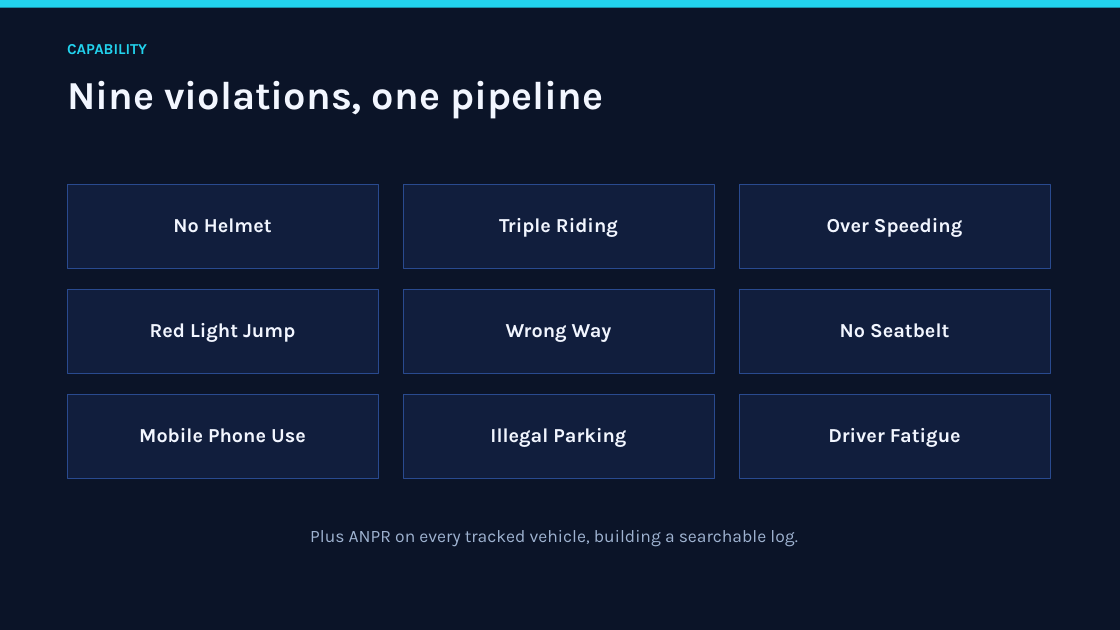
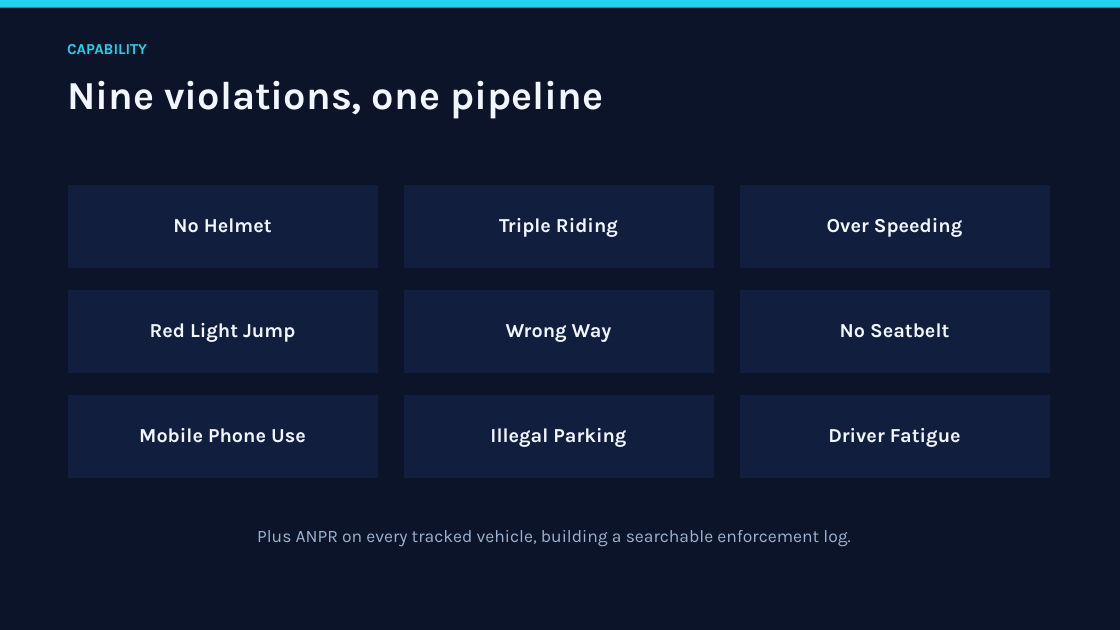
Before and after one commit to Jeba-Jebarsan/AI-SMART-TRAFFIC-INTELLIGENCE, a slide deck: slide 5 of docs/PRESENTATION.pptx (slide 4 before the commit). Drawn at 1120x630 pixels with LibreOffice and Linux fonts; fonts in the diff are those of the drawing. Boxes give left, top, right and bottom in pixels: in the first picture for what was removed or moved away, otherwise in the second. Text is boxed around its words. In the diff, an @@ line names an element or a change of style, - is before the commit and + after.

```diff
--- a/docs/PRESENTATION.pptx
+++ b/docs/PRESENTATION.pptx
@@ outline #294A8F 0.75 pt to #0B1428 0.75 pt in 9 elements at (67, 185, 378, 269), (403, 185, 714, 269), (739, 185, 1050, 269), (67, 290, 378, 374), (403, 290, 714, 374), (739, 290, 1050, 374), (67, 395, 378, 479), (403, 395, 714, 479), (739, 395, 1050, 479) @@
@@ text at (257, 530, 850, 547): text changed @@
-Plus ANPR on every tracked vehicle, building a searchable log.
+Plus ANPR on every tracked vehicle, building a searchable enforcement log.
```
Also in this commit, not shown: 10 other slides changed, 6 slides added, 1 slide removed, 5 other files.
